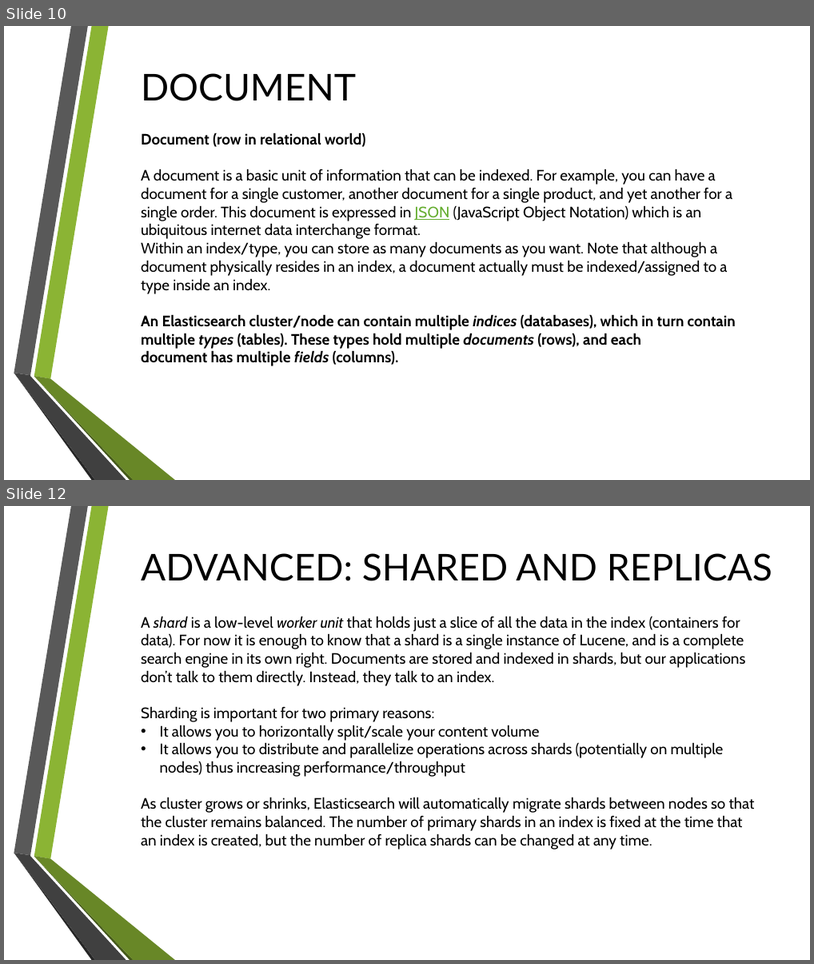
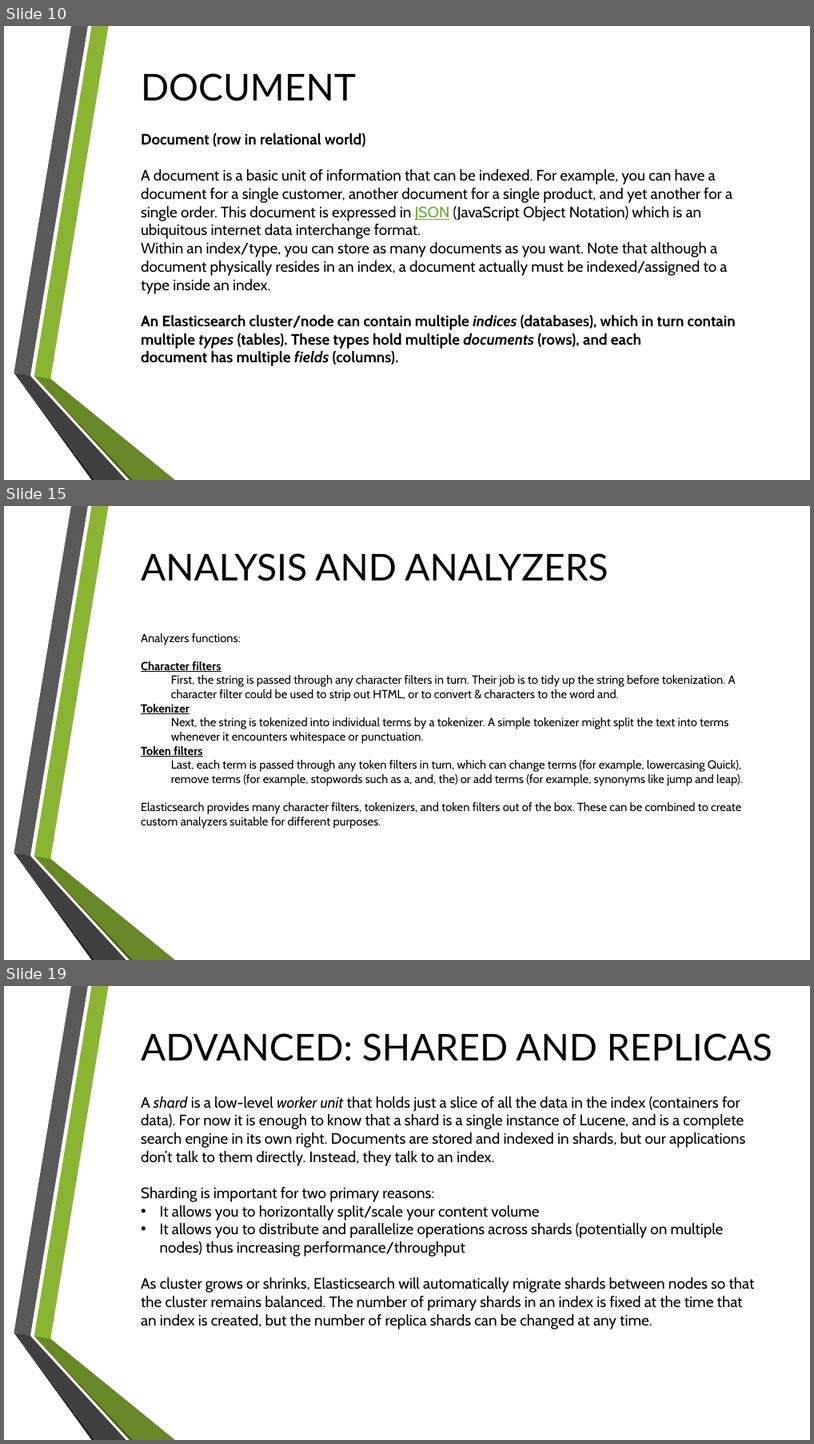
Before and after one commit to pnowy/elastic, a slide deck: etc/elastic.pptx. Shown one above the other, each under a label of ours: slides 10 and 12 before the commit, slides 10, 15 and 19 after it; the slides between them are not shown. The pictures are 814x964 and 814x1444 pixels, drawn with LibreOffice and Linux fonts; fonts in the diff are those of the drawing; background and template pictures are left out. Boxes give left, top, right and bottom in pixels: in the first picture for what was removed or moved away, otherwise in the second. Text is boxed around its words. In the diff, an @@ line names an element or a change of style, - is before the commit and + after.

```diff
--- a/etc/elastic.pptx
+++ b/etc/elastic.pptx
@@ slide 15 added at (4,506,810,960), background picture (left out); not listed: 6 template elements that a slide beside it also shows @@
@@ text added at (141,553,608,581), 44 pt, text #000000 @@
+ANALYSIS AND ANALYZERS
@@ text added at (141,633,743,828), 14 pt, text #000000 @@
+Analyzers functions:
+Character filters
+  First, the string is passed through any character filters in turn. Their job is to tidy up the string before tokenization. A character filter could be used to strip out HTML, or to convert & characters to the word and.
+Tokenizer
+  Next, the string is tokenized into individual terms by a tokenizer. A simple tokenizer might split the text into terms whenever it encounters whitespace or punctuation.
+Token filters
+  Last, each term is passed through any token filters in turn, which can change terms (for example, lowercasing Quick), remove terms (for example, stopwords such as a, and, the) or add terms (for example, synonyms like jump and leap).
+Elasticsearch provides many character filters, tokenizers, and token filters out of the box. These can be combined to create custom analyzers suitable for different purposes.
@@ what was slide 12 is now slide 19 @@
```
Also in this commit, not shown: 4 slides changed, 8 other slides added, 4 slides removed, 10 other files.
